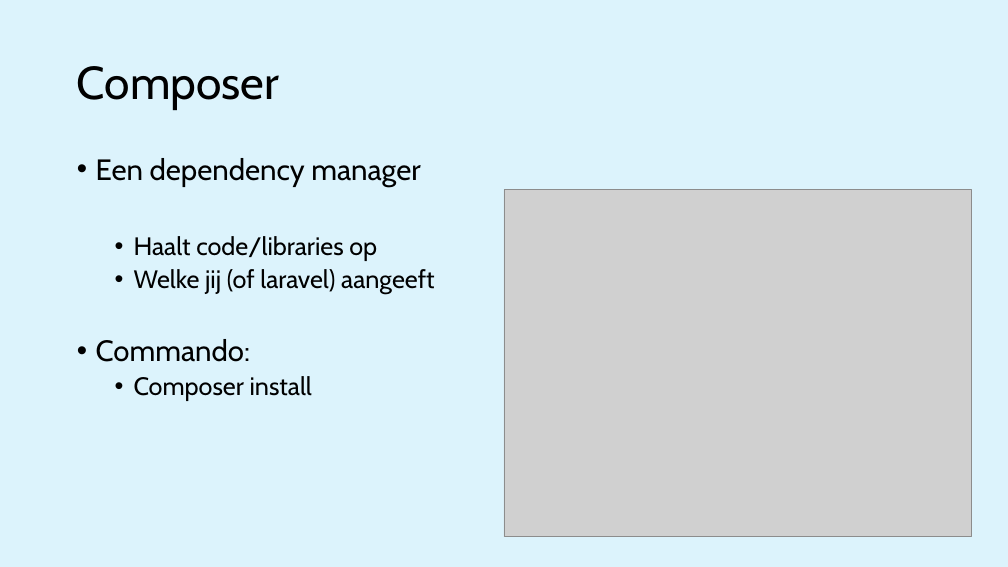
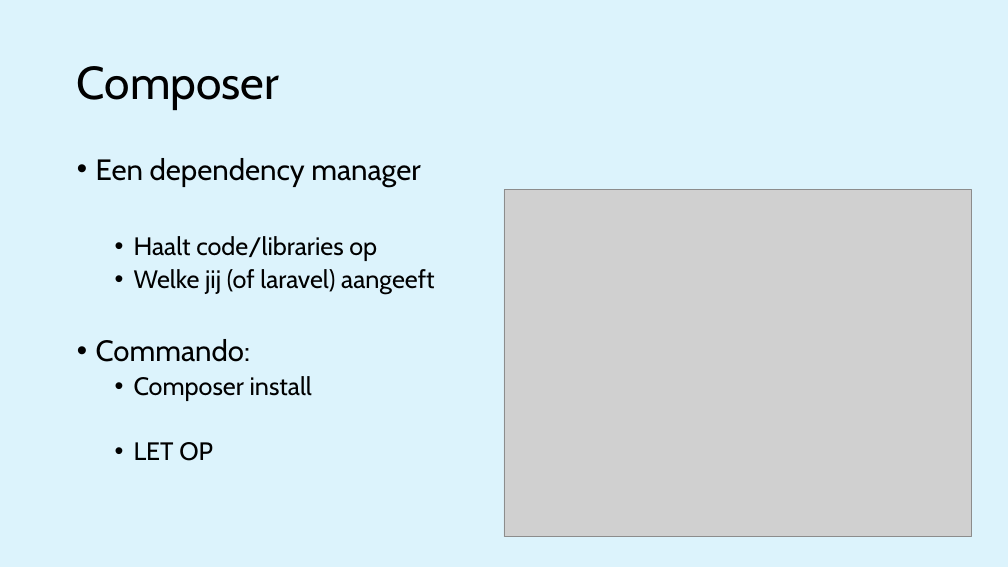
Before and after one commit to progsen/m8prog_laravel, a slide deck: slide 4 of week1 - Laravel Intro/M8Prog laravel 01 - Kickoff.pptx. Drawn at 1008x567 pixels with LibreOffice and Linux fonts; fonts in the diff are those of the drawing; grey boxes stand for pictures. Boxes give left, top, right and bottom in pixels: in the first picture for what was removed or moved away, otherwise in the second. Text is boxed around its words. In the diff, an @@ line names an element or a change of style, - is before the commit and + after.

Commit message:
update met composer gotcha

```diff
--- a/week1 - Laravel Intro/M8Prog laravel 01 - Kickoff.pptx
+++ b/week1 - Laravel Intro/M8Prog laravel 01 - Kickoff.pptx
@@ text at (134, 442, 213, 461): paragraph added @@
+  • LET OP
```
Also in this commit, not shown: 1 slide added.
